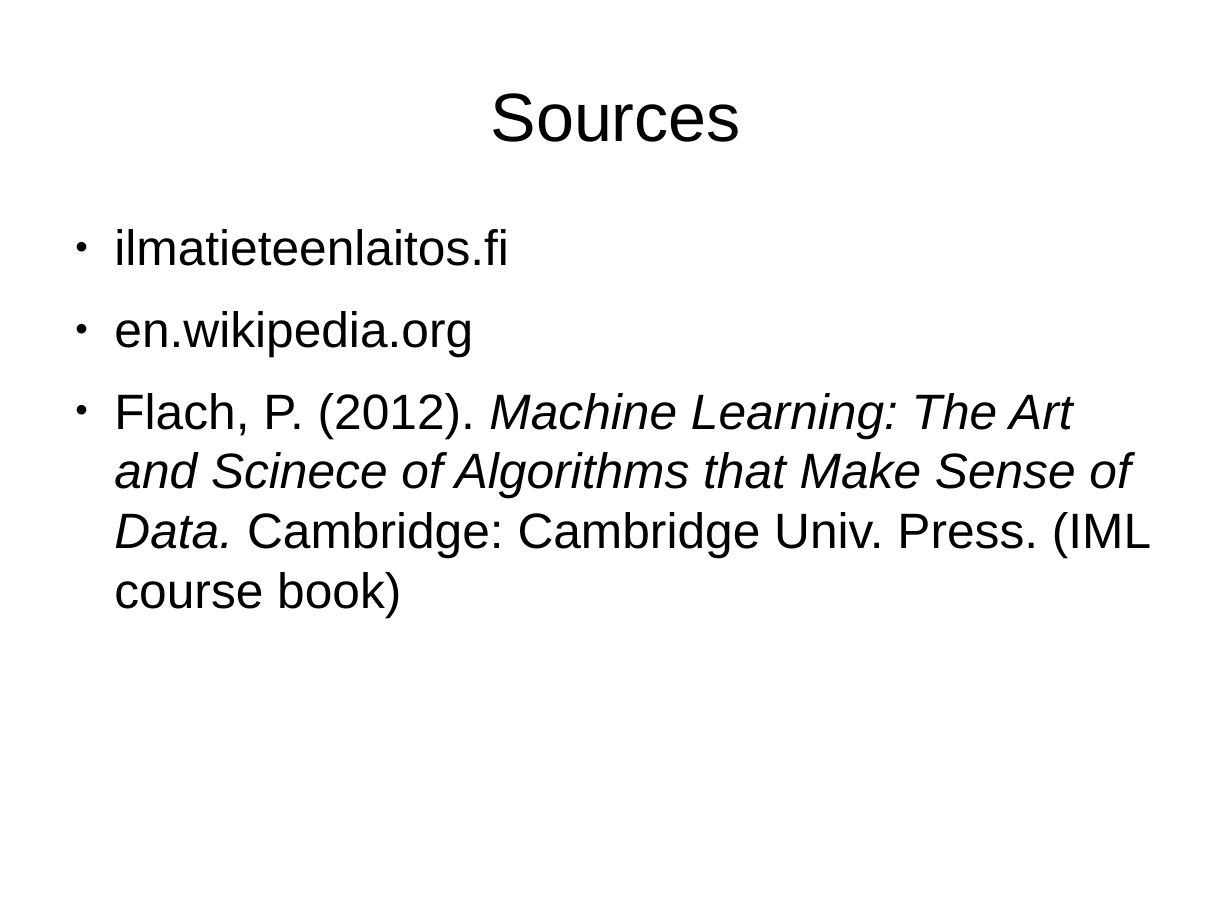
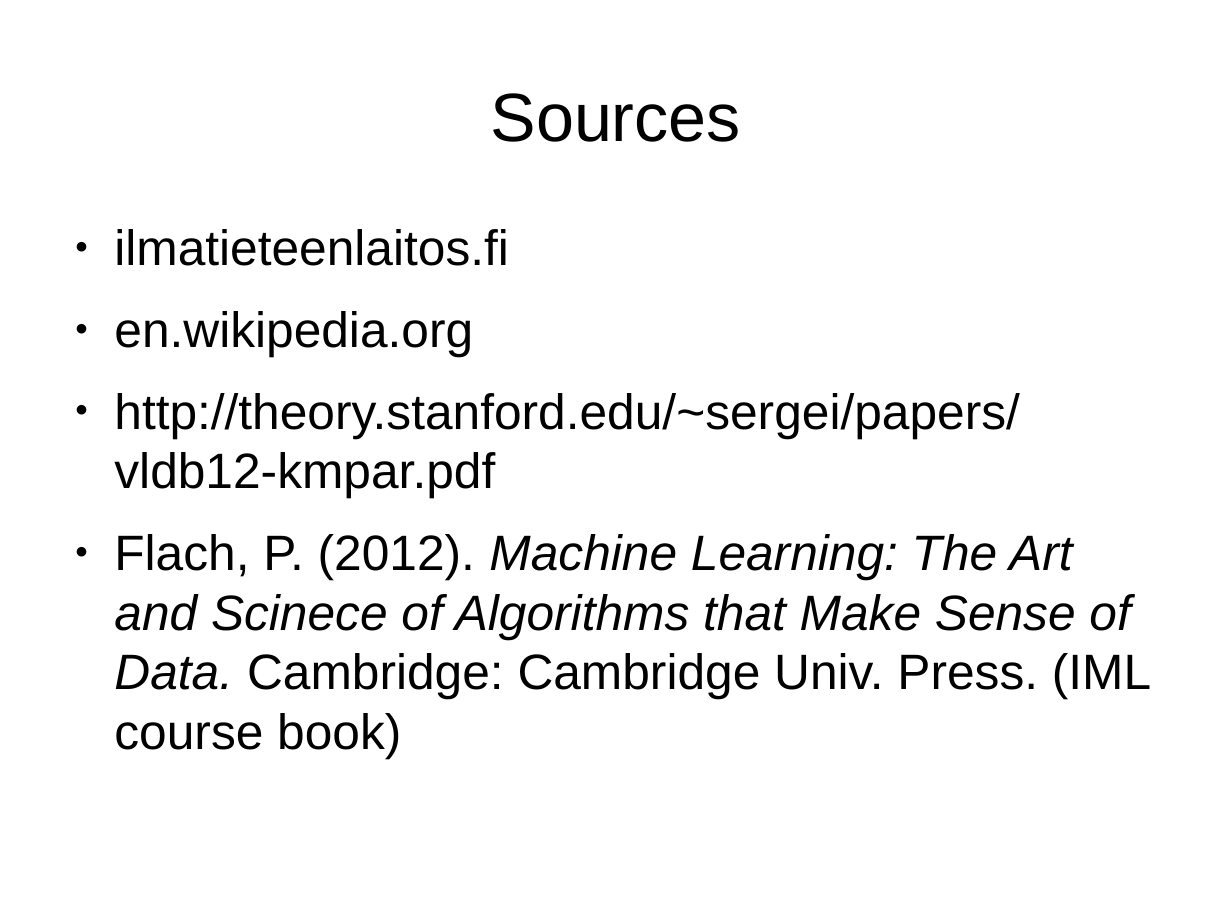
Before and after one commit to mihassin/Radar-image-clustering, a slide deck: slide 9 of docs/PPML-persentation.odp. Drawn at 1232x924 pixels with LibreOffice and Linux fonts; fonts in the diff are those of the drawing. Boxes give left, top, right and bottom in pixels: in the first picture for what was removed or moved away, otherwise in the second. Text is boxed around its words. In the diff, an @@ line names an element or a change of style, - is before the commit and + after.

Commit message:
presentation source addition

```diff
--- a/docs/PPML-persentation.odp
+++ b/docs/PPML-persentation.odp
@@ text at [114, 393, 1020, 498]: paragraph added @@
+● http://theory.stanford.edu/~sergei/papers/vldb12-kmpar.pdf
```
Also in this commit, not shown: 1 other file.
